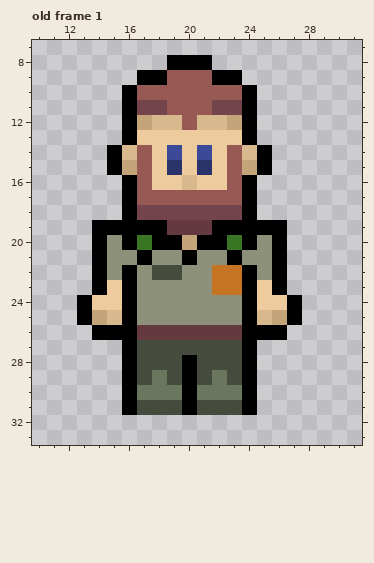
Two versions of one pixel-art file, Assets/Potentially Used/hiker.aseprite. This is how it looked before the edit.
48x48 pixels, 8 frames. Shown: old frame 1: x 10..31, y 7..33. The commit also changed other frames, which this record leaves out.
After:
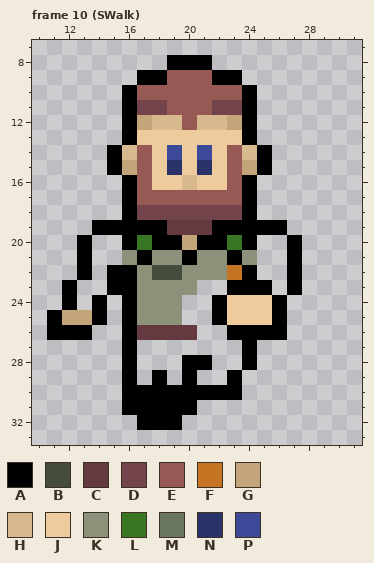
Palette (. is transparent): A #000000  B #454b3d  C #64393f  D #73444b  E #965953  F #c47422  G #c4a57a  H #d8b88d  J #edcb9d  K #8e9179  L #397623  M #6b765e  N #29336a  P #3c4999
A new or re-ordered frame is compared with the old frame closest to it.
The commit says: S walk outline for hiker
The edit:
frames 8 -> 14
Frame 10 (SWalk) is new; against old frame 1:
There is now colour A in rows 20 to 22 at x 13 and 27; in row 23 at x 12 and 27; in row 24 at x 12; in row 25 at x 11; in row 26 at x 11 to 13; in row 32 at x 17 to 19.
The edit turns colour B into colour A in row 28 at x 21; in row 29 at x 23; in row 31 at x 17 to 19.
The edit turns colour C into colour A in row 26 at x 23.
The edit turns colour F into colour A in row 23 at x 23.
The edit turns colour G into colour A in row 25 at x 14 and 26.
The edit turns colour J into colour A in row 23 at x 15 and 25; in row 24 at x 14 and 26.
The edit turns colour K into colour A in row 22 at x 15; in rows 24 to 25 at x 22.
The edit turns colour M into colour A in row 29 at x 18; in row 30 at x 17 to 19 and 21 to 23.
There is now colour G in row 25 at x 12.
The edit turns colour A into colour G in row 25 at x 13.
The edit turns colour A into colour J in rows 24 to 25 at x 24.
The edit turns colour H into colour J in row 25 at x 25.
The edit turns colour K into colour J in rows 24 to 25 at x 23.
The edit turns colour F into colour K in row 22 at x 22.
Colour A is gone in rows 20 to 23 at x 14 and 26; in row 24 at x 13 and 27; in row 25 at x 27; in row 26 at x 14 to 15; in rows 29 to 31 at x 24.
Colour B is gone in row 27 at x 17 to 23; in row 28 at x 17 to 19 and 22 to 23; in row 29 at x 17, 19 and 21; in row 31 at x 21 to 23.
Colour C is gone in row 26 at x 21 to 22.
Colour F is gone in row 23 at x 22.
Colour H is gone in row 25 at x 15.
Colour J is gone in row 24 at x 15.
Colour K is gone in rows 20 to 21 at x 15 and 25; in row 22 at x 25; in row 23 at x 21; in rows 24 to 25 at x 20 to 21.
Colour M is gone in row 29 at x 22.
